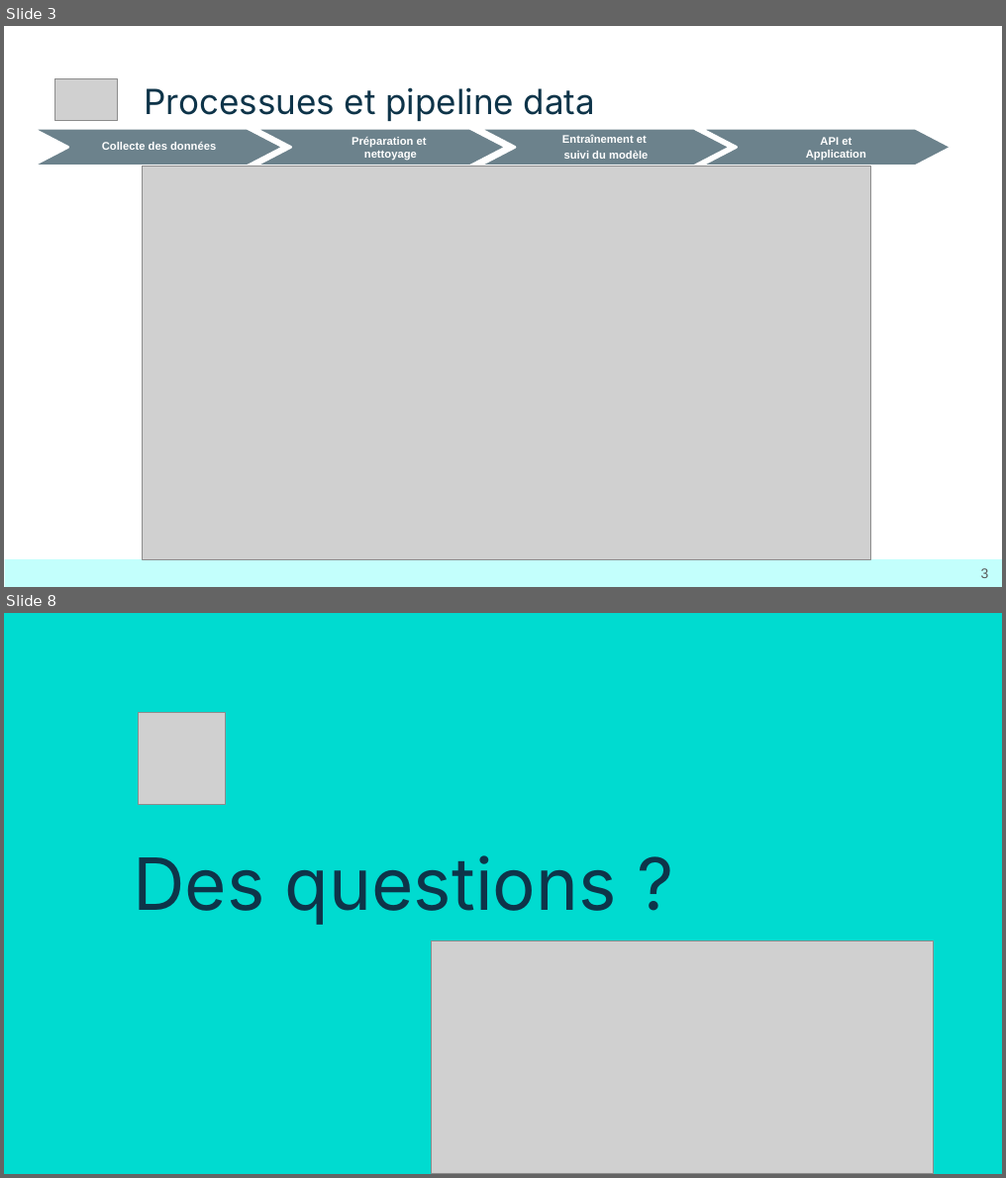
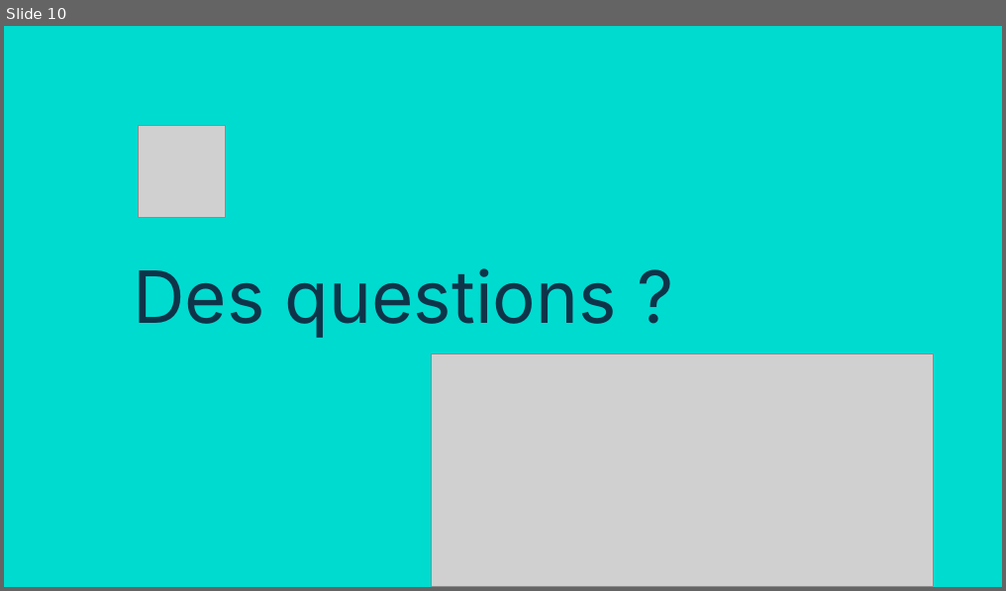
Before and after one commit to Sheikoh/Projet_Stripe, a slide deck: B2_Stripe.pptx. Shown one above the other, each under a label of ours: slides 3 and 8 before the commit, slide 10 after it; the slides between them are not shown. The pictures are 1006x1178 and 1006x591 pixels, drawn with LibreOffice and Linux fonts; fonts in the diff are those of the drawing; grey boxes stand for pictures. Boxes give left, top, right and bottom in pixels: in the first picture for what was removed or moved away, otherwise in the second. Text is boxed around its words. In the diff, an @@ line names an element or a change of style, - is before the commit and + after.

```diff
--- a/B2_Stripe.pptx
+++ b/B2_Stripe.pptx
@@ slide 3 removed at (x1=4, y1=26, x2=1002, y2=587), background #FFFFFF @@
@@ picture removed at (x1=54, y1=78, x2=118, y2=121) @@
@@ title removed at (x1=145, y1=87, x2=595, y2=121) @@
-Processues et pipeline data
@@ freeform shape removed at (x1=32, y1=128, x2=284, y2=166) @@
-Collecte des données
@@ freeform shape removed at (x1=254, y1=128, x2=507, y2=166) @@
-Préparation et
-nettoyage
@@ freeform shape removed at (x1=478, y1=128, x2=731, y2=166) @@
-Entraînement et
-suivi du modèle
@@ freeform shape removed at (x1=700, y1=128, x2=952, y2=166) @@
-API et
-Application
@@ picture removed at (x1=142, y1=167, x2=871, y2=560) @@
@@ rectangle removed at (x1=5, y1=560, x2=1002, y2=586) @@
@@ page number removed at (x1=981, y1=569, x2=989, y2=578) @@
-3
@@ what was slide 8 is now slide 10 @@
```
Also in this commit, not shown: 1 slide changed, 8 slides added, 5 other slides removed, 1 other file.
